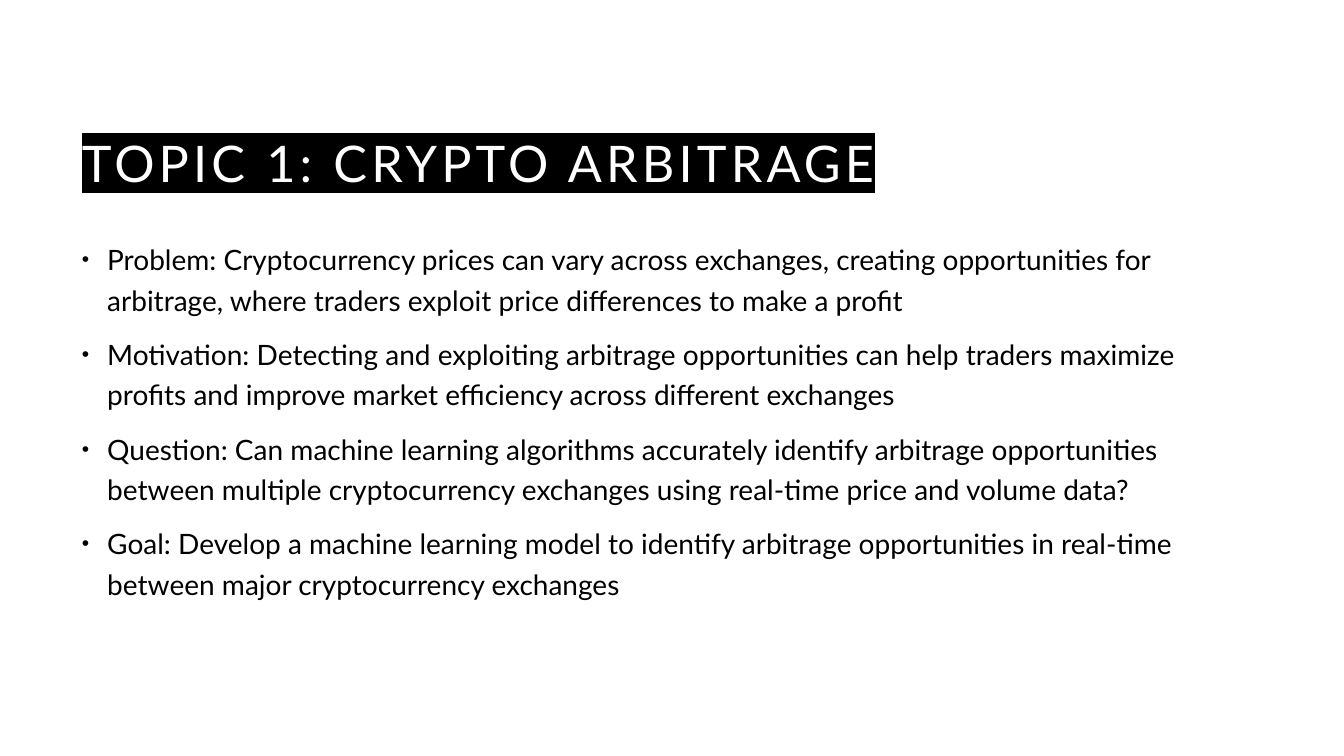
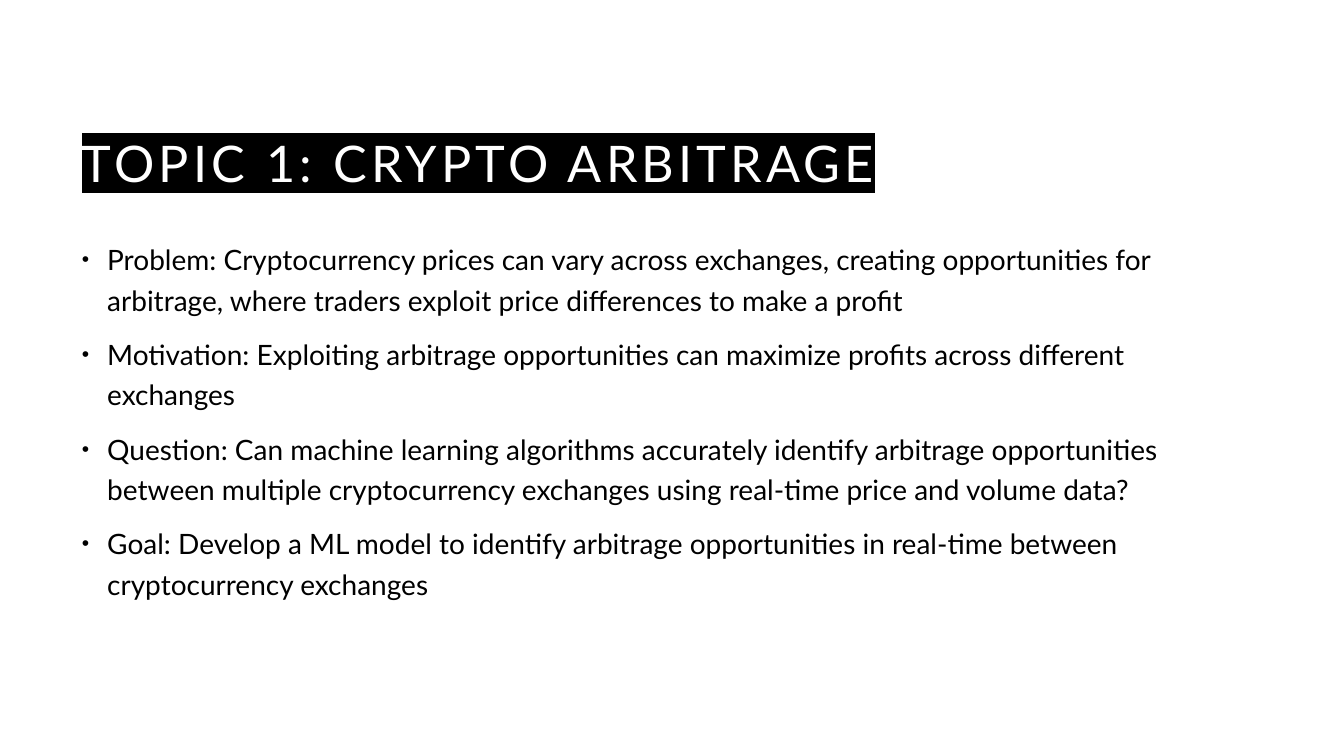
Before and after one commit to guyHarem/TAU_DS_Project, a slide deck: slide 2 of Presentations/DS-project-poc.pptx (slide 3 before the commit). Drawn at 1344x756 pixels with LibreOffice and Linux fonts; fonts in the diff are those of the drawing. Boxes give left, top, right and bottom in pixels: in the first picture for what was removed or moved away, otherwise in the second. Text is boxed around its words. In the diff, an @@ line names an element or a change of style, - is before the commit and + after.

```diff
--- a/Presentations/DS-project-poc.pptx
+++ b/Presentations/DS-project-poc.pptx
@@ text at <box>107,344,1124,410</box>: text changed @@
-• Motivation: Detecting and exploiting arbitrage opportunities can help traders maximize profits and improve market efficiency across different exchanges
+• Motivation: Exploiting arbitrage opportunities can maximize profits across different exchanges
@@ text at <box>107,533,1118,600</box>: text changed @@
-• Goal: Develop a machine learning model to identify arbitrage opportunities in real-time between major cryptocurrency exchanges
+• Goal: Develop a ML model to identify arbitrage opportunities in real-time between cryptocurrency exchanges
```
Also in this commit, not shown: 14 other slides changed, 3 slides added, 1 slide removed.
